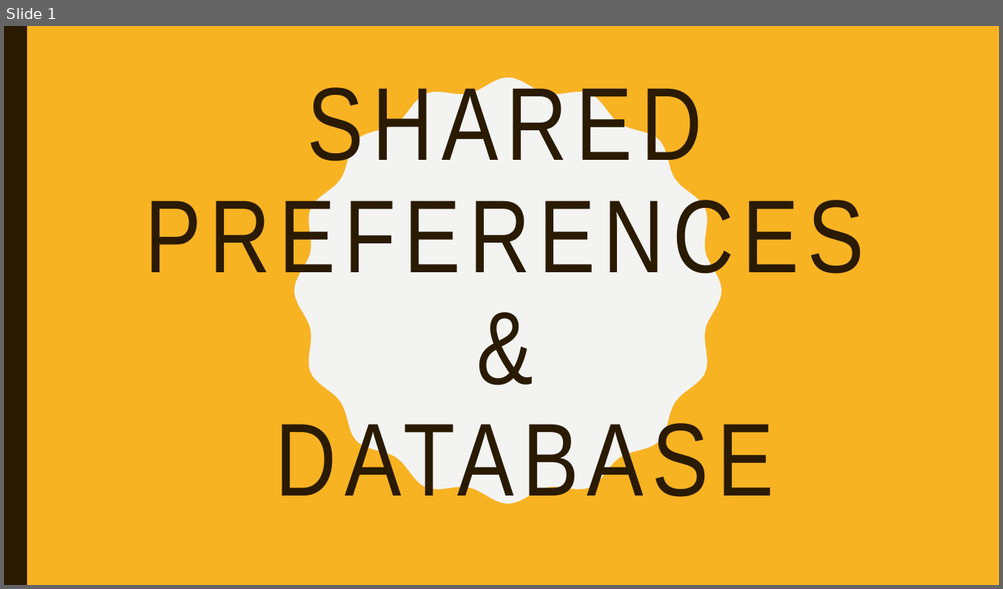
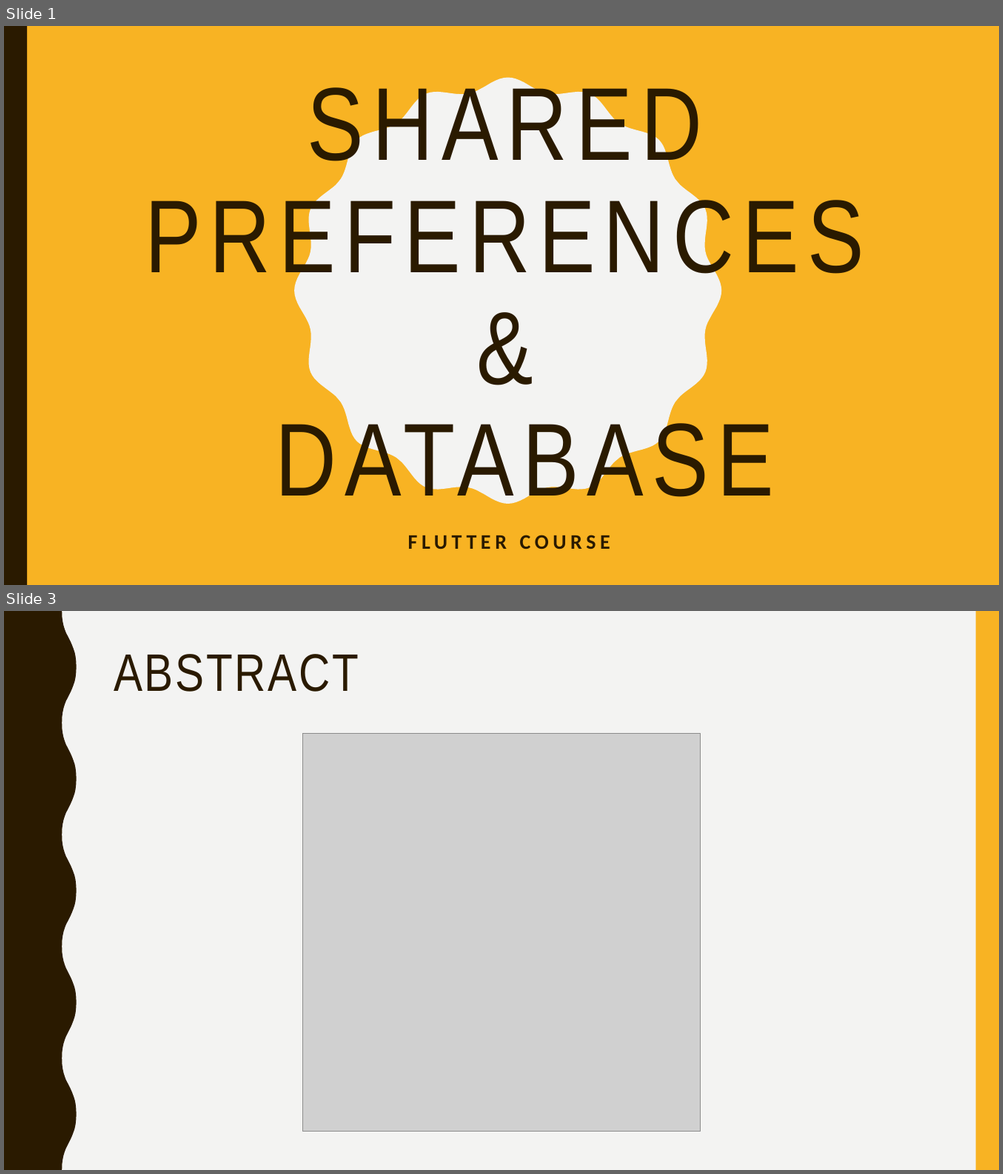
Before and after one commit to youssef2050/Course, a slide deck: Shared Preferences.pptx. Shown one above the other, each under a label of ours: slide 1 before the commit, slides 1 and 3 after it; the slides between them are not shown. The pictures are 1003x589 and 1003x1174 pixels, drawn with LibreOffice and Linux fonts; fonts in the diff are those of the drawing; grey boxes stand for pictures. Boxes give left, top, right and bottom in pixels: in the first picture for what was removed or moved away, otherwise in the second. Text is boxed around its words. In the diff, an @@ line names an element or a change of style, - is before the commit and + after.

```diff
--- a/Shared Preferences.pptx
+++ b/Shared Preferences.pptx
@@ slide 3 added at bbox=[4, 611, 999, 1170], background #F3F3F2 @@
@@ freeform shape added at bbox=[4, 611, 77, 1170], fill #2A1A00 @@
@@ rectangle added at bbox=[976, 611, 999, 1170], fill #F8B323 @@
@@ title added at bbox=[114, 654, 358, 692], 51 pt, text #2A1A00 @@
+ABSTRACT
@@ picture added at bbox=[302, 733, 700, 1131] @@
@@ slide 1 changed as well @@
@@ subtitle added at bbox=[408, 535, 610, 549], 20 pt, text #2A1A00, bold @@
+FLUTTER COURSE
```
Also in this commit, not shown: 9 other slides added, 1 other file.
